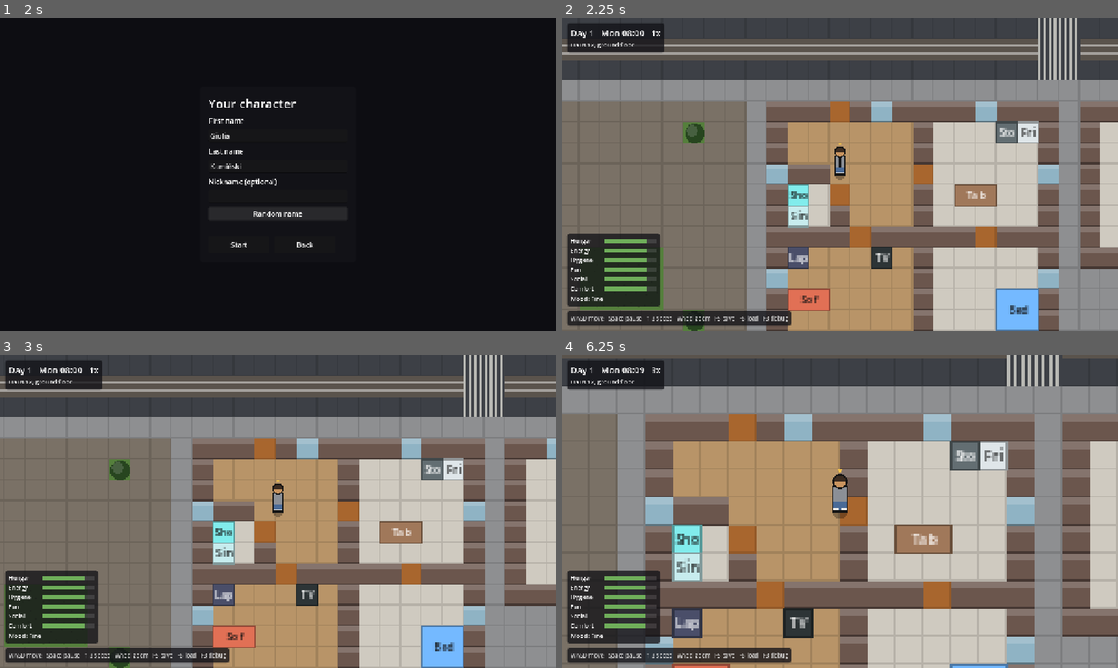
Above: before the commit, frames 1-4 (two rows, left to right).
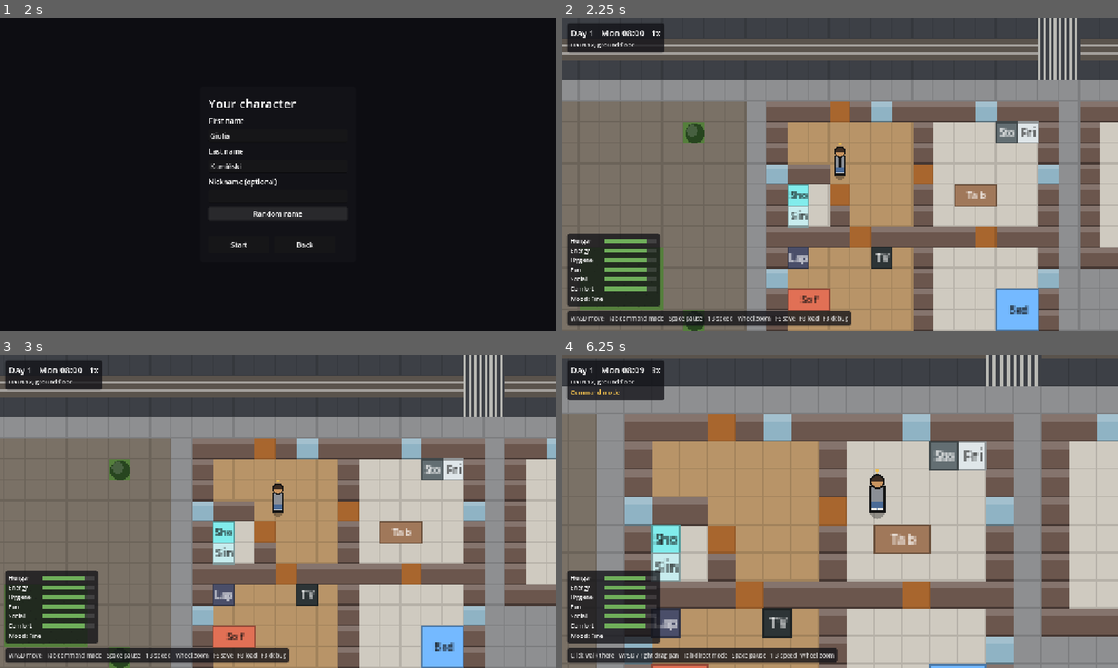
Above: after the commit, the same moments.

Repository: musterm4nn-alt/last-tram
Game: Godot game, scene res://game/main.tscn
Two runs of this game, one before a commit and one after it. Both use one fixed random seed, a clock stepped at 60 frames per second and the inputs below.
Inputs (mouse positions are in pixels of both pictures, inside the frame that each line leads up to):
- Up to frame 1 (2 s): click "New game" at 0.5 s; click "Random name" at 1.25 s
- Up to frame 2 (2.25 s): click "Start" at 2 s
- Up to frame 3 (3 s): tap Enter (ui_accept) at 2.75 s; move the mouse to (400, 495) at 2.77 s; hold D (move_right) from 2.78 s (still down); hold 1 (speed_1) from 2.78 s (still down); click (400, 495) at 2.92 s
- Up to frame 4 (6.25 s): tap Enter (ui_accept) at 3.02, 4.25, 5, 5.75, 6.02 s; tap 2 (speed_2) at 3.05 s; release D (move_right) at 3.5 s; release 1 (speed_1) at 3.5 s; drag from (728, 527) to (812, 574) at 3.52 s; move the mouse to (895, 442) at 4.27 s; hold D (move_right) 4.28-5 s; hold 3 (speed_3) 4.28-5 s; click (895, 442) at 4.42 s; tap = (zoom_in) at 4.55 s; drag from (812, 574) to (673, 464) at 5.02 s; move the mouse to (1006, 558) at 5.77 s; hold A (move_left) from 5.78 s (still down); hold Right mouse button (pan_drag, bound only after the commit) from 5.78 s (still down); click (1006, 558) at 5.92 s; tap Tab (toggle_command_mode, bound only after the commit) at 6.05 s

Frame 1 is identical in both runs. In frame 2, 0.9% of the frame differs, in the area x 8-52%, y 93-99%; in frame 3, 0.9%; in frame 4, 34%, in the area x 1-100%, y 0-100%.

Commit message:
T-0009: command mode (Tab), free camera, click the ground to walk
Co-Authored-By: Claude Opus 5.5 <noreply@anthropic.com>

Diff:
--- a/game/input/input_actions.gd
+++ b/game/input/input_actions.gd
@@ -18,11 +18,14 @@
 	"toggle_debug": [KEY_F3],
 	"quicksave": [KEY_F5],
 	"quickload": [KEY_F8],
+	"toggle_command_mode": [KEY_TAB],
 }
 
 const MOUSE_BUTTONS: Dictionary = {
 	"zoom_in": [MOUSE_BUTTON_WHEEL_UP],
 	"zoom_out": [MOUSE_BUTTON_WHEEL_DOWN],
+	"walk_click": [MOUSE_BUTTON_LEFT],
+	"pan_drag": [MOUSE_BUTTON_RIGHT],
 }
 
 
--- a/game/input/player_controller.gd
+++ b/game/input/player_controller.gd
@@ -1,10 +1,14 @@
 class_name PlayerController
 extends Node
-## Direct control: turns WASD/arrow keys into SetMoveIntentCommands for the player.
-## Only sends a command when the direction actually changes.
+## Player input. Direct mode: WASD/arrow keys become SetMoveIntentCommands (only sent when
+## the direction actually changes). Command mode (Session.command_mode): WASD pans the
+## camera instead, and a left click on the ground walks the player there (WalkToCommand).
 
 ## Optional fixed direction (set from the --walk command-line option, for screenshots).
+## Only used in direct mode.
 var forced_direction: Vector2 = Vector2.ZERO
+## The camera, for turning the mouse position into a world position (set by main.gd).
+var camera: CameraRig2D
 
 var _last_sent: Vector2 = Vector2.ZERO
 
@@ -15,14 +19,34 @@
 	var player := Session.sim.world.player()
 	if player == null:
 		return
-	var direction := Input.get_vector("move_left", "move_right", "move_up", "move_down")
-	if forced_direction != Vector2.ZERO:
-		direction = forced_direction
+	var direction := Vector2.ZERO
+	if not Session.command_mode:
+		direction = Input.get_vector("move_left", "move_right", "move_up", "move_down")
+		if forced_direction != Vector2.ZERO:
+			direction = forced_direction
 	if not direction.is_equal_approx(_last_sent):
 		_last_sent = direction
 		Session.submit(SetMoveIntentCommand.new(player.id, direction))
 
 
+func _unhandled_input(event: InputEvent) -> void:
+	if not Session.command_mode or Session.sim == null or camera == null:
+		return
+	if not event.is_action_pressed("walk_click"):
+		return
+	var player := Session.sim.world.player()
+	if player == null:
+		return
+	Session.submit(walk_command(player, camera.get_global_mouse_position()))
+	get_viewport().set_input_as_handled()
+
+
+## The WalkToCommand for a click at `world_px`: the clicked cell on the player's level.
+static func walk_command(player: Person, world_px: Vector2) -> WalkToCommand:
+	var cell := ViewConfig.cell_at(world_px)
+	return WalkToCommand.new(player.id, Vector3i(cell.x, cell.y, player.level))
+
+
 ## Call after loading a game so the next key press is always sent.
 func reset() -> void:
 	_last_sent = Vector2.ZERO
--- a/game/launch_options.gd
+++ b/game/launch_options.gd
@@ -4,6 +4,8 @@
 ## understands). Tools start straight into the game; the menu shows only when no
 ## quickstart option is given (see skip_menu()).
 
+## walk_to when --walk-to was not given.
+const NO_CELL: Vector2i = Vector2i(-1, -1)
 
 var seed_value: int = 1
 var seed_given: bool = false
@@ -19,6 +21,10 @@
 var menu: bool = false
 ## "" or "name": open the name screen directly.
 var screen: String = ""
+## Start in command mode (--command).
+var command_mode: bool = false
+## Walk the player to this cell at the start (--walk-to=X,Y); NO_CELL = none.
+var walk_to: Vector2i = NO_CELL
 
 
 ## Parses "--seed=5 --debug" style arguments (unknown ones are ignored).
@@ -59,6 +65,11 @@
 				out.menu = true
 			"screen":
 				out.screen = value
+			"command":
+				out.command_mode = true
+			"walk-to":
+				var cell := _parse_walk(value)
+				out.walk_to = Vector2i(int(cell.x), int(cell.y))
 	return out
 
 
@@ -66,7 +77,8 @@
 func skip_menu() -> bool:
 	if menu:
 		return false
-	return quickstart or not screenshot_path.is_empty() or not load_path.is_empty() or advance_minutes > 0 or walk != Vector2.ZERO or random_character or seed_given
+	return quickstart or not screenshot_path.is_empty() or not load_path.is_empty() or advance_minutes > 0 \
+			or walk != Vector2.ZERO or random_character or seed_given or command_mode or walk_to != NO_CELL
 
 
 static func _parse_walk(value: String) -> Vector2:
--- a/game/main.gd
+++ b/game/main.gd
@@ -14,6 +14,8 @@
 ##   --quickstart        skip the menu and start straight into a new game
 ##   --menu              force the menu even with quickstart options
 ##   --screen=name       open the name screen directly (with the menu)
+##   --command           start in command mode (Tab)
+##   --walk-to=X,Y       send the player walking to cell X,Y (on their level) at the start
 
 var _controller: PlayerController
 var _camera: CameraRig2D
@@ -31,6 +33,7 @@
 	InputActions.register()
 	add_child(WorldView2D.new())
 	add_child(ObjectsView2D.new())
+	add_child(PathMarker2D.new())
 	add_child(PeopleView2D.new())
 	_camera = CameraRig2D.new()
 	add_child(_camera)
@@ -40,6 +43,7 @@
 	_debug_overlay = DebugOverlay.new()
 	add_child(_debug_overlay)
 	_controller = PlayerController.new()
+	_controller.camera = _camera
 	add_child(_controller)
 	Session.game_loaded.connect(_controller.reset)
 	Session.game_loaded.connect(_on_game_loaded)
@@ -92,6 +96,8 @@
 		Session.quicksave()
 	elif event.is_action_pressed("quickload"):
 		Session.quickload()
+	elif event.is_action_pressed("toggle_command_mode") and Session.sim != null:
+		Session.set_command_mode(not Session.command_mode)
 
 
 ## "--seed=5 --debug" -> quickstart without the menu; nothing -> main menu.
@@ -105,10 +111,16 @@
 			character_rng.seed = _options.seed_value
 			spec = CharacterSpec.random(Session.content, character_rng)
 		Session.new_game(_options.seed_value, spec)
+	# Commands for screenshots go in before --advance, so the advance plays them out.
+	var player := Session.sim.world.player()
+	if _options.walk_to != LaunchOptions.NO_CELL and player != null:
+		Session.submit(WalkToCommand.new(player.id, Vector3i(_options.walk_to.x, _options.walk_to.y, player.level)))
 	if _options.advance_minutes > 0:
 		Session.advance_minutes(_options.advance_minutes)
 	if _options.walk != Vector2.ZERO:
 		_controller.forced_direction = _options.walk
+	if _options.command_mode:
+		Session.set_command_mode(true)
 
 
 func _show_name_screen() -> void:
--- a/game/session.gd
+++ b/game/session.gd
@@ -12,6 +12,8 @@
 signal speed_changed(speed: int)
 ## Short notice for the HUD ("Game saved").
 signal notice(text: String)
+## Tab switched between direct mode and command mode.
+signal command_mode_changed(on: bool)
 
 ## 0 = paused. At 1x, one game minute passes per real second.
 const MAX_SPEED: int = 3
@@ -27,6 +29,9 @@
 var alpha: float = 0.0
 ## Which floor level the 2D view shows (view state, not sim state).
 var viewed_level: int = 0
+## True in command mode: the camera pans freely and a click on the ground walks there
+## (view state, not sim state; every new or loaded game starts in direct mode).
+var command_mode: bool = false
 ## Commands applied since the last load: [{"tick", "command"}] (for bug reports/replays).
 var command_log: Array[Dictionary] = []
 var steps_last_frame: int = 0
@@ -60,6 +65,14 @@
 		_speed_before_pause = speed
 	speed = new_speed
 	speed_changed.emit(speed)
+
+
+## Switches between direct and command mode; emits command_mode_changed only on a change.
+func set_command_mode(on: bool) -> void:
+	if on == command_mode:
+		return
+	command_mode = on
+	command_mode_changed.emit(on)
 
 
 func toggle_pause() -> void:
@@ -144,4 +157,5 @@
 	sim.events.drain()  # views rebuild from state on game_loaded, so skip creation events
 	var player := sim.world.player()
 	viewed_level = player.level if player != null else 0
+	set_command_mode(false)
 	game_loaded.emit()
--- a/game/ui/hud.gd
+++ b/game/ui/hud.gd
@@ -1,13 +1,33 @@
 class_name Hud
 extends CanvasLayer
-## Always-visible info: clock and speed, where the player is, key hints, short notices.
+## Always-visible info: clock and speed, where the player is, the control mode, key hints,
+## short notices.
 
 const NOTICE_SECONDS: float = 2.5
 
 var _clock_label: Label
 var _place_label: Label
+var _mode_label: Label
+var _hint_label: Label
 var _notice_label: Label
 var _notice_time_left: float = 0.0
+
+
+## The key hints for the bottom line, by control mode.
+static func hint_text(command_mode: bool) -> String:
+	if command_mode:
+		return "Click walk there   WASD / right-drag pan   Tab direct mode   Space pause   1-3 speed   Wheel zoom"
+	return "WASD move   Tab command mode   Space pause   1-3 speed   Wheel zoom   F5 save   F8 load   F3 debug"
+
+
+## The notice a sim event deserves for the player ("" for none).
+static func notice_for_event(event: Dictionary, player_id: int) -> String:
+	var data: Dictionary = event.get("data", {})
+	if int(data.get("person_id", -1)) != player_id:
+		return ""
+	if event.get("type") == &"path_failed":
+		return "Can't get there"
+	return ""
 
 
 func _ready() -> void:
@@ -16,6 +36,10 @@
 	top.add_child(box)
 	_clock_label = _label(box, 20)
 	_place_label = _label(box, 14)
+	_mode_label = _label(box, 14)
+	_mode_label.text = "Command mode"
+	_mode_label.modulate = ViewConfig.PLAYER_MARKER_COLOR
+	_mode_label.visible = Session.command_mode
 
 	var hints := _panel(Vector2(12, 0))
 	hints.anchor_top = 1.0
@@ -23,9 +47,9 @@
 	hints.grow_vertical = Control.GROW_DIRECTION_BEGIN
 	hints.offset_top = -12
 	hints.offset_bottom = -12
-	var hint_label := _label(hints, 13)
-	hint_label.text = "WASD move   Space pause   1-3 speed   Wheel zoom   F5 save   F8 load   F3 debug"
-	hint_label.modulate = Color(1, 1, 1, 0.75)
+	_hint_label = _label(hints, 13)
+	_hint_label.text = hint_text(Session.command_mode)
+	_hint_label.modulate = Color(1, 1, 1, 0.75)
 
 	var needs_panel := NeedsPanel.new()
 	needs_panel.anchor_top = 1.0
@@ -45,6 +69,8 @@
 	add_child(_notice_label)
 
 	Session.notice.connect(_show_notice)
+	Session.command_mode_changed.connect(_on_command_mode_changed)
+	Session.sim_event.connect(_on_sim_event)
 
 
 func _process(delta: float) -> void:
@@ -58,6 +84,19 @@
 	if _notice_time_left > 0.0:
 		_notice_time_left -= delta
 		_notice_label.modulate.a = clampf(_notice_time_left, 0.0, 1.0)
+
+
+func _on_command_mode_changed(on: bool) -> void:
+	_mode_label.visible = on
+	_hint_label.text = hint_text(on)
+
+
+func _on_sim_event(event: Dictionary) -> void:
+	if Session.sim == null or Session.sim.world.player() == null:
+		return
+	var text := notice_for_event(event, Session.sim.world.player_id)
+	if not text.is_empty():
+		_show_notice(text)
 
 
 func _show_notice(text: String) -> void:
--- a/game/view2d/camera_rig_2d.gd
+++ b/game/view2d/camera_rig_2d.gd
@@ -1,7 +1,8 @@
 class_name CameraRig2D
 extends Camera2D
-## Follows the player. Mouse wheel or +/- zooms between ViewConfig.ZOOM_LEVELS.
-## Camera limits keep the view inside the town.
+## Direct mode: follows the player. Command mode (Session.command_mode): stays put and pans
+## with WASD/arrows or by dragging with the right mouse button. Mouse wheel or +/- zooms
+## between ViewConfig.ZOOM_LEVELS. Camera limits keep the view inside the town.
 
 var _zoom_index: int = ViewConfig.DEFAULT_ZOOM_INDEX
 
@@ -9,6 +10,7 @@
 func _ready() -> void:
 	_apply_zoom()
 	Session.game_loaded.connect(_on_game_loaded)
+	Session.command_mode_changed.connect(_on_command_mode_changed)
 
 
 func _on_game_loaded() -> void:
@@ -21,8 +23,15 @@
 	reset_smoothing()
 
 
-func _process(_delta: float) -> void:
-	_follow()
+func _process(delta: float) -> void:
+	if not Session.command_mode:
+		_follow()
+		return
+	if Session.sim == null:
+		return
+	var direction := Input.get_vector("move_left", "move_right", "move_up", "move_down")
+	if direction != Vector2.ZERO:
+		position = clamp_to_town(pan_step(position, direction, delta, zoom.x), Session.sim.world.grid)
 
 
 func _unhandled_input(event: InputEvent) -> void:
@@ -32,12 +41,36 @@
 	elif event.is_action_pressed("zoom_out"):
 		_zoom_index = maxi(_zoom_index - 1, 0)
 		_apply_zoom()
+	elif Session.command_mode and Session.sim != null and event is InputEventMouseMotion \
+			and Input.is_action_pressed("pan_drag"):
+		# Drag the town under the mouse.
+		var motion := event as InputEventMouseMotion
+		position = clamp_to_town(position - motion.relative / zoom.x, Session.sim.world.grid)
 
 
 ## Index into ViewConfig.ZOOM_LEVELS (clamped).
 func set_zoom_index(index: int) -> void:
 	_zoom_index = clampi(index, 0, ViewConfig.ZOOM_LEVELS.size() - 1)
 	_apply_zoom()
+
+
+## `pos` clamped to the town in pixels: x in 0..grid.width*TILE_PX, y in 0..grid.height*TILE_PX.
+static func clamp_to_town(pos: Vector2, grid: WorldGrid) -> Vector2:
+	return Vector2(
+		clampf(pos.x, 0.0, float(grid.width * ViewConfig.TILE_PX)),
+		clampf(pos.y, 0.0, float(grid.height * ViewConfig.TILE_PX)))
+
+
+## One frame of keyboard panning (pure, for tests): PAN_SPEED_PX screen pixels per second,
+## so the same speed on screen at every zoom.
+static func pan_step(pos: Vector2, direction: Vector2, delta: float, zoom_factor: float) -> Vector2:
+	return pos + direction * ViewConfig.PAN_SPEED_PX * delta / zoom_factor
+
+
+func _on_command_mode_changed(on: bool) -> void:
+	if not on:
+		_follow()
+		reset_smoothing()
 
 
 func _follow() -> void:
--- /dev/null
+++ b/game/view2d/path_marker_2d.gd
@@ -0,0 +1,36 @@
+class_name PathMarker2D
+extends Node2D
+## A small ring on the cell the player is walking to (WalkToCommand, or walking to an
+## object). Nothing is drawn while the player has no path. Reads sim state only.
+
+## Ring radius in cells.
+const RADIUS_CELLS: float = 0.35
+## Ring line width in pixels.
+const WIDTH_PX: float = 2.0
+
+
+func _process(_delta: float) -> void:
+	queue_redraw()
+
+
+func _draw() -> void:
+	if Session.sim == null:
+		return
+	var player := Session.sim.world.player()
+	if player == null:
+		return
+	var centre: Variant = marker_centre(player, Session.viewed_level)
+	if centre == null:
+		return
+	draw_arc(centre, RADIUS_CELLS * ViewConfig.TILE_PX, 0.0, TAU, 32, ViewConfig.PLAYER_MARKER_COLOR, WIDTH_PX)
+
+
+## Centre (pixels) of the player's destination, or null when there is none to show:
+## the path is empty, or it ends on another level.
+static func marker_centre(person: Person, level: int) -> Variant:
+	if person.path.is_empty():
+		return null
+	var last: Vector3i = person.path[person.path.size() - 1]
+	if last.z != level:
+		return null
+	return Vector2(last.x + 0.5, last.y + 0.5) * ViewConfig.TILE_PX
--- a/game/view2d/view_config.gd
+++ b/game/view2d/view_config.gd
@@ -6,6 +6,8 @@
 const TILE_PX: int = 16
 const ZOOM_LEVELS: Array[float] = [1.0, 2.0, 3.0, 4.0, 6.0]
 const DEFAULT_ZOOM_INDEX: int = 2
+## Screen pixels per second the camera pans in command mode (divided by the zoom).
+const PAN_SPEED_PX: float = 600.0
 const OUTLINE_COLOR: Color = Color("#141414")
 ## Small yellow triangle above the player's head (the player no longer has a yellow body).
 const PLAYER_MARKER_COLOR: Color = Color("#f2c14e")
@@ -38,3 +40,8 @@
 	"afro": "afro",
 	"mohawk": "mohawk",
 }
+
+
+## The cell under a world-space pixel position (floor, so it works left of / above 0 too).
+static func cell_at(world_px: Vector2) -> Vector2i:
+	return Vector2i(floori(world_px.x / TILE_PX), floori(world_px.y / TILE_PX))
--- /dev/null
+++ b/tests/game/test_command_mode.gd
@@ -0,0 +1,123 @@
+extends TestCase
+## T-0009: command mode (Tab): the flag and its signal, click-to-walk, camera panning, the
+## destination ring and the HUD texts.
+
+const ROOM: PackedStringArray = [
+	"##########",
+	"#@.......#",
+	"#........#",
+	"#........#",
+	"##########",
+]
+
+var _old_content: ContentDB
+var _old_sim: Sim
+var _old_command_mode: bool = false
+var _old_level: int = 0
+
+
+func before_each() -> void:
+	_old_content = Session.content
+	_old_sim = Session.sim
+	_old_command_mode = Session.command_mode
+	_old_level = Session.viewed_level
+
+
+func after_each() -> void:
+	Session.content = _old_content
+	Session.sim = _old_sim
+	Session.command_mode = _old_command_mode
+	Session.viewed_level = _old_level
+
+
+func test_set_command_mode_emits_once_per_change() -> void:
+	Session.command_mode = false
+	var seen: Array[bool] = []
+	var listener := func(on: bool) -> void: seen.append(on)
+	Session.command_mode_changed.connect(listener)
+	Session.set_command_mode(true)
+	Session.set_command_mode(true)
+	Session.set_command_mode(false)
+	Session.command_mode_changed.disconnect(listener)
+	assert_eq(seen, [true, false])
+	assert_false(Session.command_mode)
+
+
+func test_a_new_game_starts_in_direct_mode() -> void:
+	Session.content = content()
+	Session.set_command_mode(true)
+	Session.new_game(1)
+	assert_false(Session.command_mode, "new and loaded games start in direct mode")
+
+
+func test_cell_at_floors_pixels_to_cells() -> void:
+	assert_eq(ViewConfig.cell_at(Vector2(0, 0)), Vector2i(0, 0))
+	assert_eq(ViewConfig.cell_at(Vector2(15.9, 15.9)), Vector2i(0, 0))
+	assert_eq(ViewConfig.cell_at(Vector2(16, 32)), Vector2i(1, 2))
+	assert_eq(ViewConfig.cell_at(Vector2(-0.1, -0.1)), Vector2i(-1, -1))
+
+
+func test_walk_command_targets_the_clicked_cell_on_the_players_level() -> void:
+	var person := Person.new()
+	person.id = 7
+	person.level = 0
+	var command := PlayerController.walk_command(person, Vector2(37, 20))
+	assert_eq(command.person_id, 7)
+	assert_eq(command.target, Vector3i(2, 1, 0))
+
+
+func test_clicking_the_ground_walks_the_player_there() -> void:
+	var sim := SimFactory.from_rows(content(), ROOM)
+	Session.content = content()
+	Session.sim = sim
+	var player := sim.world.player()
+	var click := Vector2(6.5, 3.5) * ViewConfig.TILE_PX
+	Session.submit(PlayerController.walk_command(player, click))
+	sim.step()
+	assert_false(player.path.is_empty(), "the click should start a walk")
+	for i: int in 400:
+		if player.path.is_empty():
+			break
+		sim.step()
+	assert_eq(player.cell(), Vector3i(6, 3, 0))
+
+
+func test_pan_step_moves_at_screen_speed() -> void:
+	var start := Vector2(100, 100)
+	assert_vec_near(CameraRig2D.pan_step(start, Vector2.RIGHT, 0.5, 1.0), Vector2(100 + ViewConfig.PAN_SPEED_PX * 0.5, 100))
+	# Zoomed in 3x, the same screen speed covers a third of the world distance.
+	assert_vec_near(CameraRig2D.pan_step(start, Vector2.UP, 0.5, 3.0), Vector2(100, 100 - ViewConfig.PAN_SPEED_PX * 0.5 / 3.0))
+	assert_vec_near(CameraRig2D.pan_step(start, Vector2.ZERO, 0.5, 1.0), start)
+
+
+func test_clamp_to_town_keeps_the_camera_inside() -> void:
+	var grid := SimFactory.from_rows(content(), ROOM).world.grid
+	var far := Vector2(grid.width * ViewConfig.TILE_PX, grid.height * ViewConfig.TILE_PX)
+	assert_vec_near(CameraRig2D.clamp_to_town(Vector2(-50, -50), grid), Vector2.ZERO)
+	assert_vec_near(CameraRig2D.clamp_to_town(far + Vector2(99, 99), grid), far)
+	assert_vec_near(CameraRig2D.clamp_to_town(Vector2(40, 30), grid), Vector2(40, 30))
+
+
+func test_marker_shows_the_end_of_the_path_on_the_viewed_level() -> void:
+	var person := Person.new()
+	assert_eq(PathMarker2D.marker_centre(person, 0), null, "no path, no ring")
+	person.path = [Vector3i(2, 1, 0), Vector3i(3, 2, 0)]
+	assert_eq(PathMarker2D.marker_centre(person, 0), Vector2(3.5, 2.5) * ViewConfig.TILE_PX)
+	assert_eq(PathMarker2D.marker_centre(person, 1), null, "the destination is on another level")
+
+
+func test_hint_text_depends_on_the_mode() -> void:
+	var direct := Hud.hint_text(false)
+	var command := Hud.hint_text(true)
+	assert_ne(direct, command)
+	assert_true(direct.contains("Tab"), direct)
+	assert_true(command.contains("Tab"), command)
+	assert_true(command.contains("Click"), command)
+
+
+func test_notice_for_the_players_failed_walk_only() -> void:
+	var failed := {"type": &"path_failed", "tick": 0, "data": {"person_id": 5, "target": [1, 1, 0]}}
+	assert_eq(Hud.notice_for_event(failed, 5), "Can't get there")
+	assert_eq(Hud.notice_for_event(failed, 6), "", "someone else's failed walk")
+	var other := {"type": &"path_blocked", "tick": 0, "data": {"person_id": 5}}
+	assert_eq(Hud.notice_for_event(other, 5), "")
--- a/tests/game/test_launch_options.gd
+++ b/tests/game/test_launch_options.gd
@@ -58,3 +58,12 @@
 	var options := LaunchOptions.parse(PackedStringArray(["--menu", "--screen=name"]))
 	assert_eq(options.screen, "name")
 	assert_false(options.skip_menu())
+
+
+func test_command_mode_and_walk_to_parse_and_skip_the_menu() -> void:
+	var options := LaunchOptions.parse(PackedStringArray(["--command", "--walk-to=40,22"]))
+	assert_true(options.command_mode)
+	assert_eq(options.walk_to, Vector2i(40, 22))
+	assert_true(LaunchOptions.parse(PackedStringArray(["--command"])).skip_menu())
+	assert_true(LaunchOptions.parse(PackedStringArray(["--walk-to=40,22"])).skip_menu())
+	assert_eq(LaunchOptions.parse(PackedStringArray([])).walk_to, LaunchOptions.NO_CELL)
Not shown, added: game/view2d/path_marker_2d.gd.uid
Not shown, added: tests/game/test_command_mode.gd.uid
Not shown, changed: docs/workflow.md
Not shown, changed: tickets/T-0009-command-mode.md
